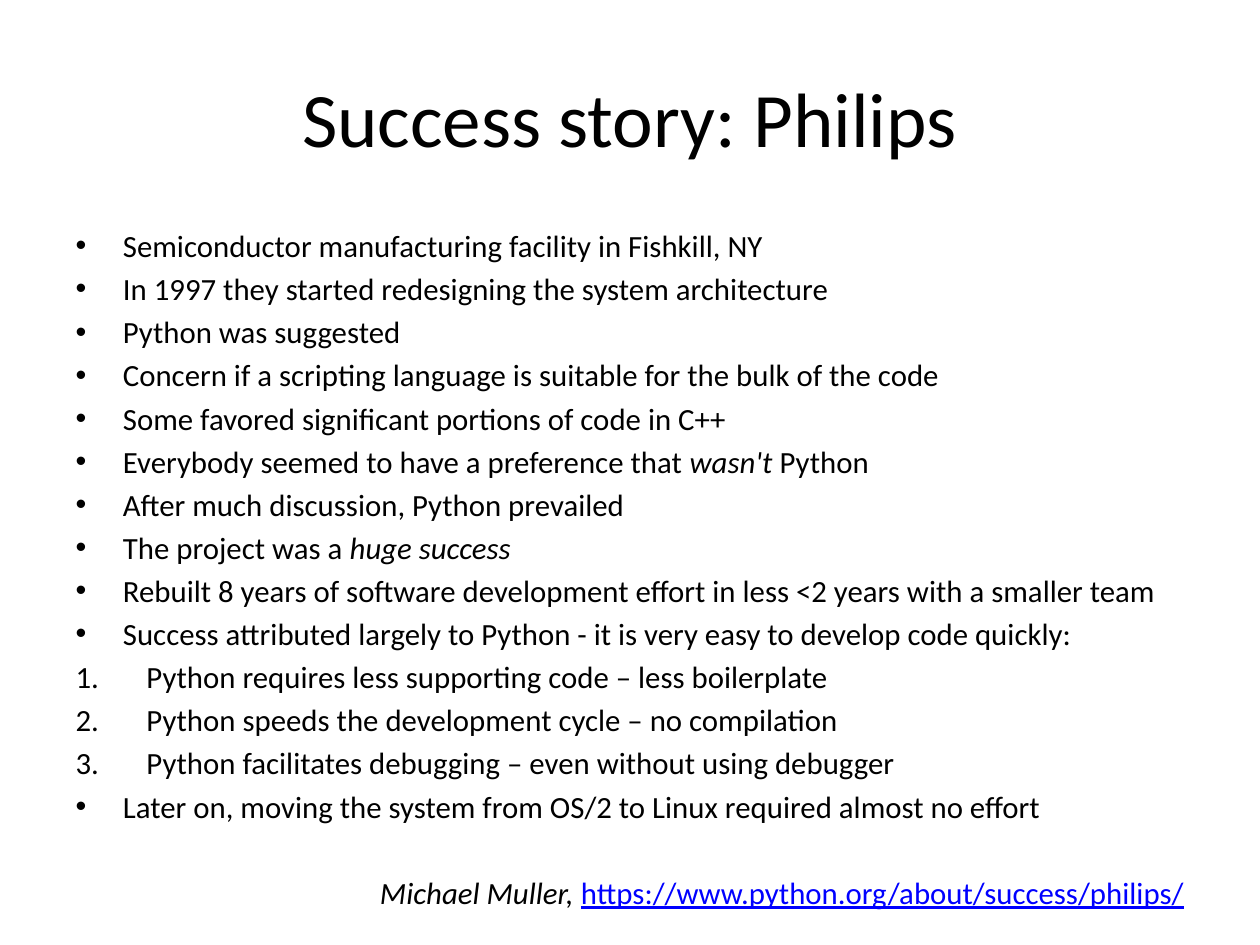
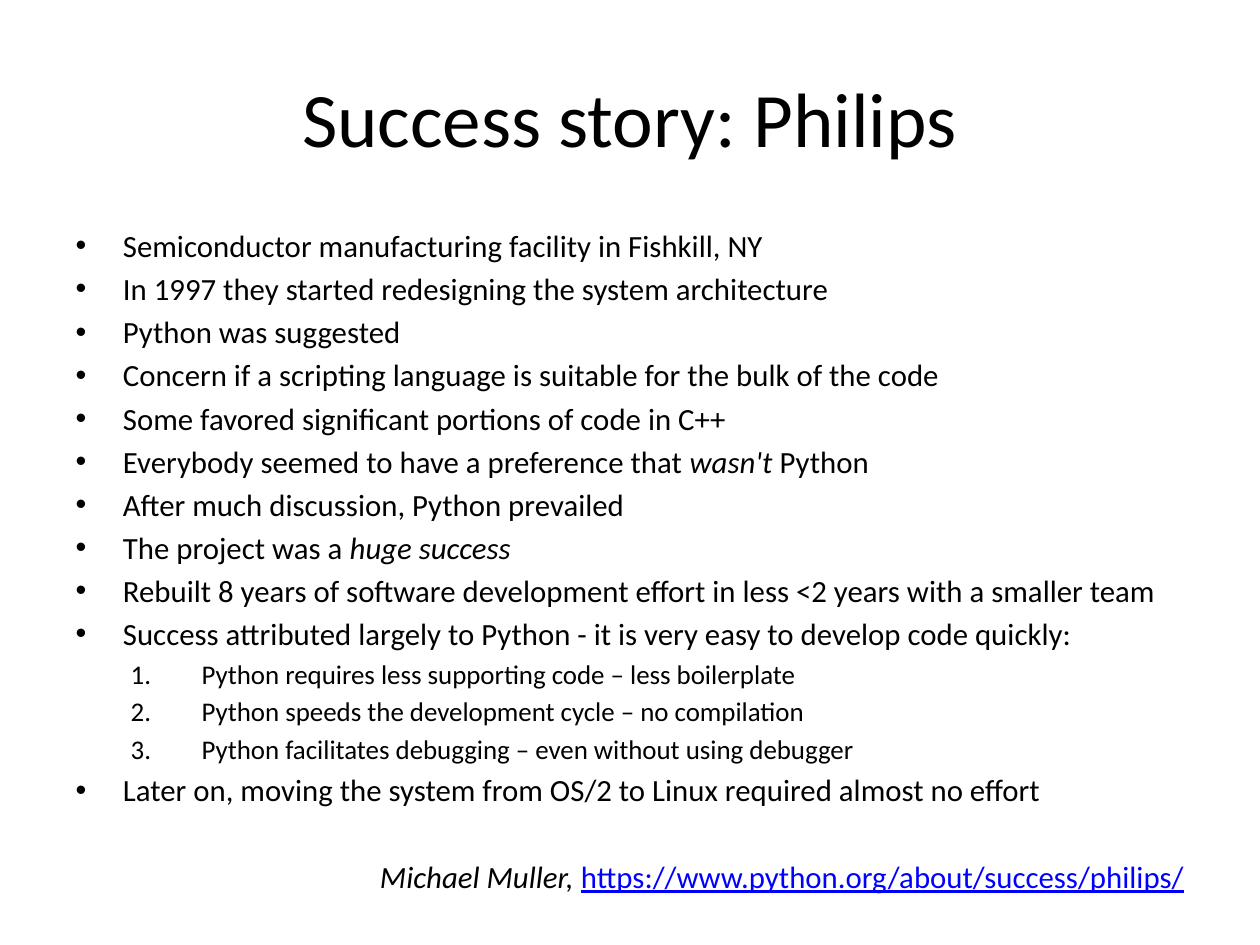
Before and after one commit to yoavram/Py4Eng, a slide deck: slide 20 of docs/Introduction to Python.pptx. Drawn at 1260x945 pixels with LibreOffice and Linux fonts; fonts in the diff are those of the drawing. Boxes give left, top, right and bottom in pixels: in the first picture for what was removed or moved away, otherwise in the second. Text is boxed around its words. In the diff, an @@ line names an element or a change of style, - is before the commit and + after.

```diff
--- a/docs/Introduction to Python.pptx
+++ b/docs/Introduction to Python.pptx
@@ text at (202,665,853,764): size 17.6 to 15.4 pt in "Python requires less supporting code – less ...", "Python speeds the development cycle – no ...", "Python facilitates debugging – even without using ..."; list level 1 to 2 in "Python requires less supporting code ..."; list level 1 to 2 in "Python speeds the development cycle ..."; list level 1 to 2 in "Python facilitates debugging – even ..." @@
```
Also in this commit, not shown: 15 other slides changed, 3 slides added, 2 slides removed.
